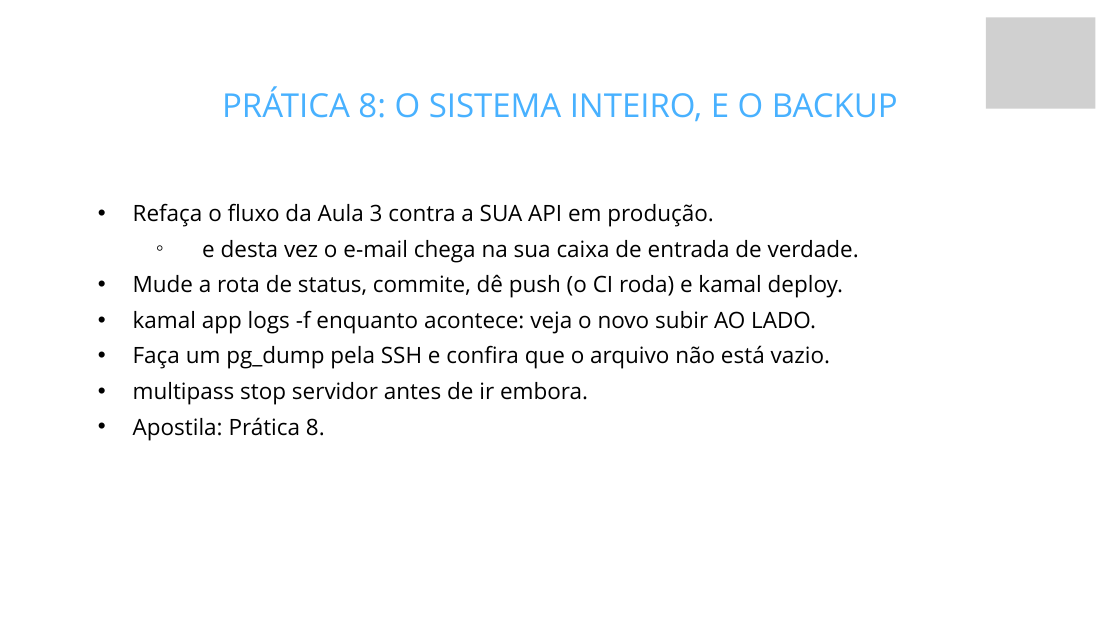
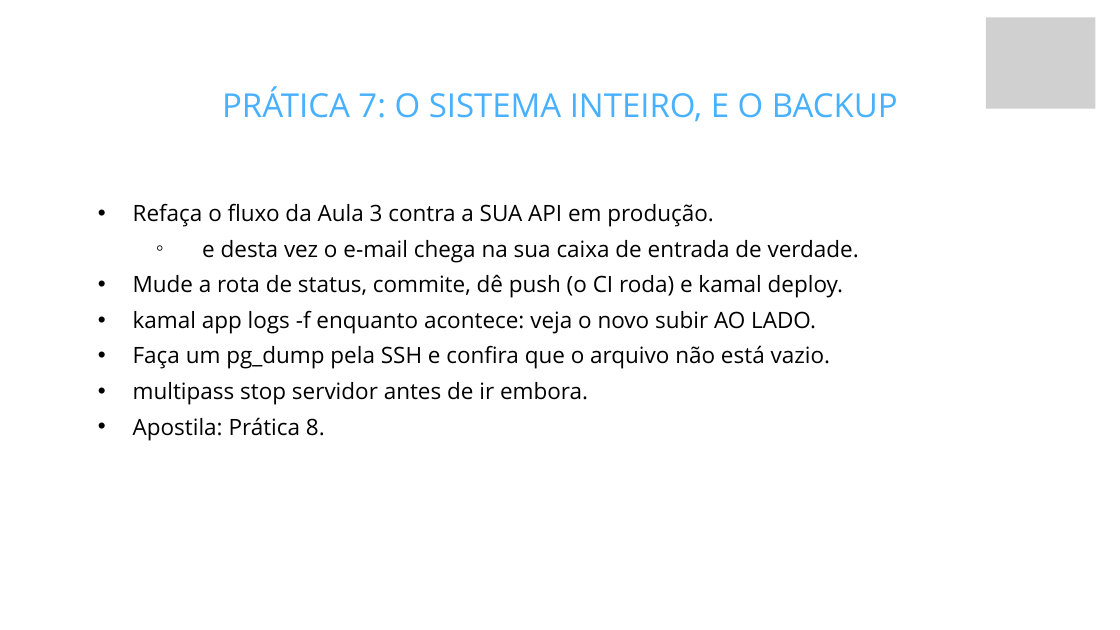
Before and after one commit to fabriciosiqueira08/capacitacao-gabarito, a slide deck: slide 57 of slides/build/aula-04-servidor-docker-kamal-e-deploy.pptx (slide 66 before the commit). Drawn at 1120x630 pixels with LibreOffice and Linux fonts; fonts in the diff are those of the drawing; grey boxes stand for pictures; background and template pictures are left out. Boxes give left, top, right and bottom in pixels: in the first picture for what was removed or moved away, otherwise in the second. Text is boxed around its words. In the diff, an @@ line names an element or a change of style, - is before the commit and + after.

```diff
--- a/slides/build/aula-04-servidor-docker-kamal-e-deploy.pptx
+++ b/slides/build/aula-04-servidor-docker-kamal-e-deploy.pptx
@@ text at [222, 86, 898, 122]: text changed @@
-PRÁTICA 8: O SISTEMA INTEIRO, E O BACKUP
+PRÁTICA 7: O SISTEMA INTEIRO, E O BACKUP
```
Also in this commit, not shown: 14 other slides changed, 3 slides added, 12 slides removed, 57 other files.
